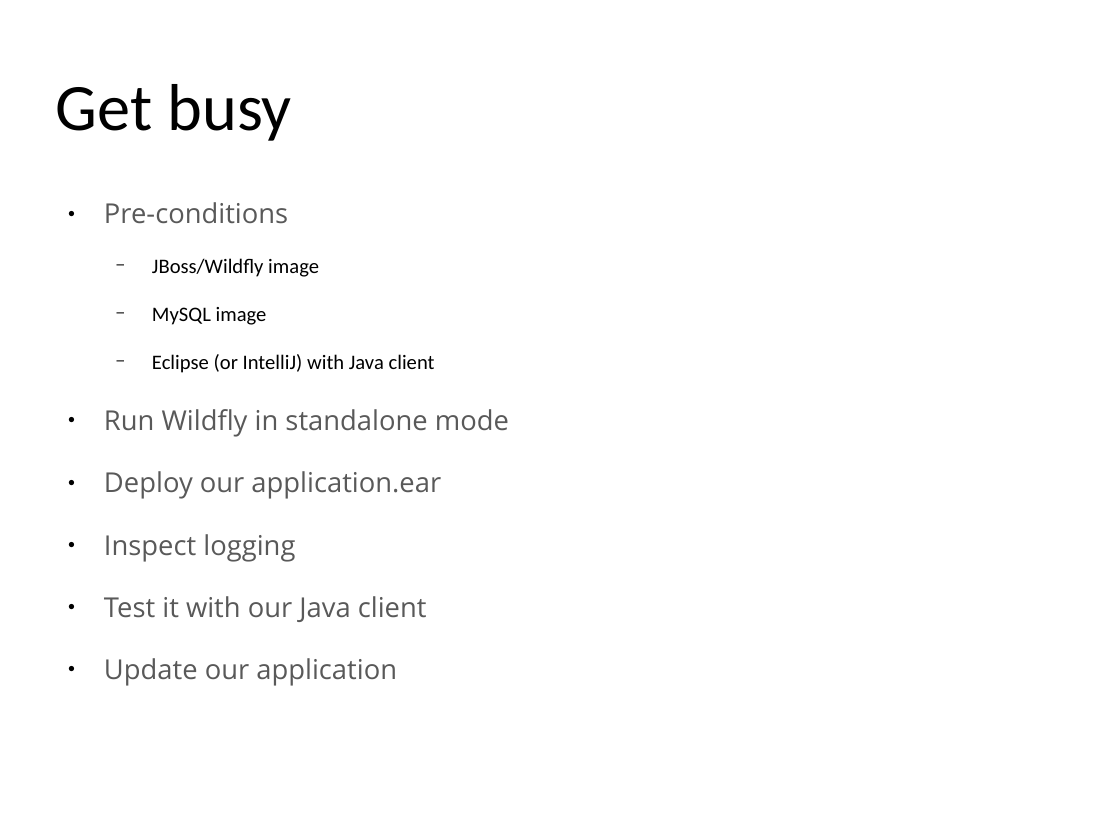
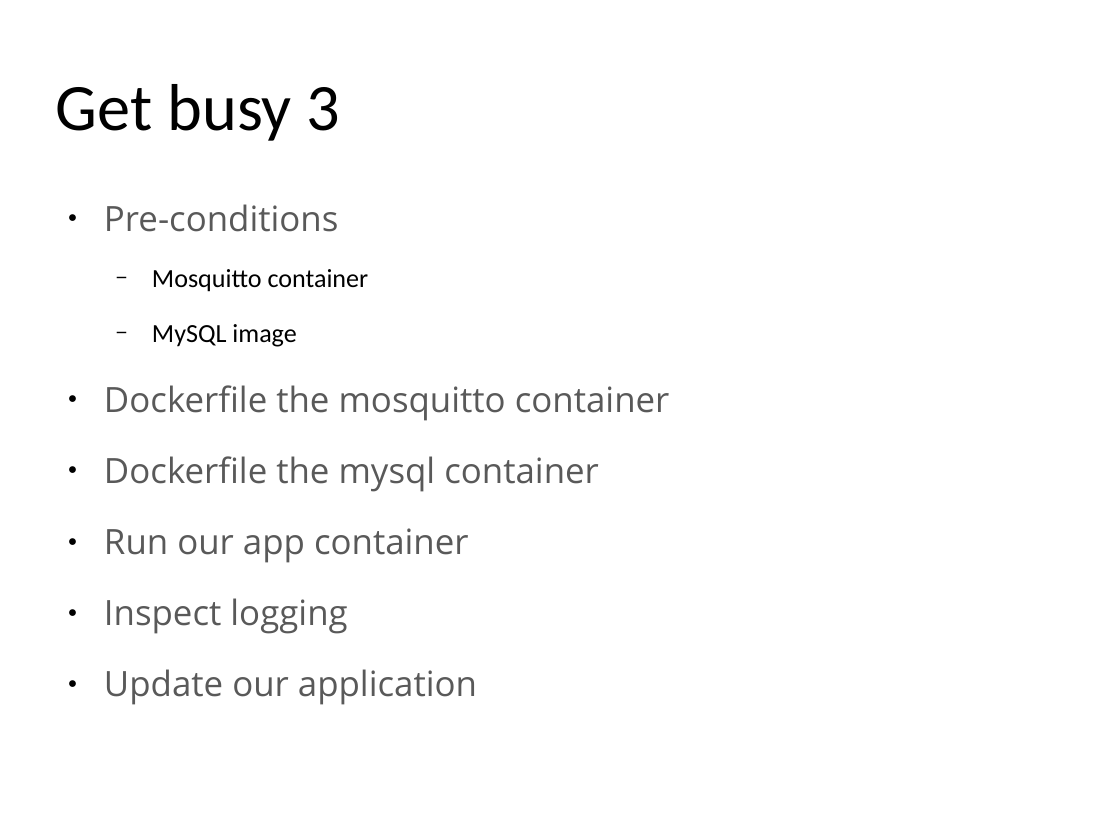
Before and after one commit to yeronimuz/gossip, a slide deck: slide 20 of presentation/docker_for_java_v1.0.odp (slide 15 before the commit). Drawn at 1120x840 pixels with LibreOffice and Linux fonts; fonts in the diff are those of the drawing; background and template pictures are left out. Boxes give left, top, right and bottom in pixels: in the first picture for what was removed or moved away, otherwise in the second. Text is boxed around its words. In the diff, an @@ line names an element or a change of style, - is before the commit and + after.

Commit message:
Add docker file for gossip-backend

```diff
--- a/presentation/docker_for_java_v1.0.odp
+++ b/presentation/docker_for_java_v1.0.odp
@@ title at (56, 84, 341, 141): text changed @@
-Get busy
+Get busy 3
@@ text at (104, 204, 477, 705): size 19.4 to 24.7 pt in "Pre-conditions", "Inspect logging", "Update our application"; size 14.6 to 18.5 pt in "MySQL image" @@
@@ text at (152, 269, 369, 292): text changed; size 14.6 to 18.5 pt @@
-  − JBoss/Wildfly image
+  − Mosquitto container
@@ text at (104, 385, 670, 563): text changed; size 19.4 to 24.7 pt @@
-  − Eclipse (or IntelliJ) with Java client
-● Run Wildfly in standalone mode
-● Deploy our application.ear
+● Dockerfile the mosquitto container
+● Dockerfile the mysql container
+● Run our app container
@@ text at (104, 596, 427, 622): paragraph removed @@
-● Test it with our Java client
```
Also in this commit, not shown: 6 other slides changed, 2 slides added, 2 slides removed, 2 other files.
